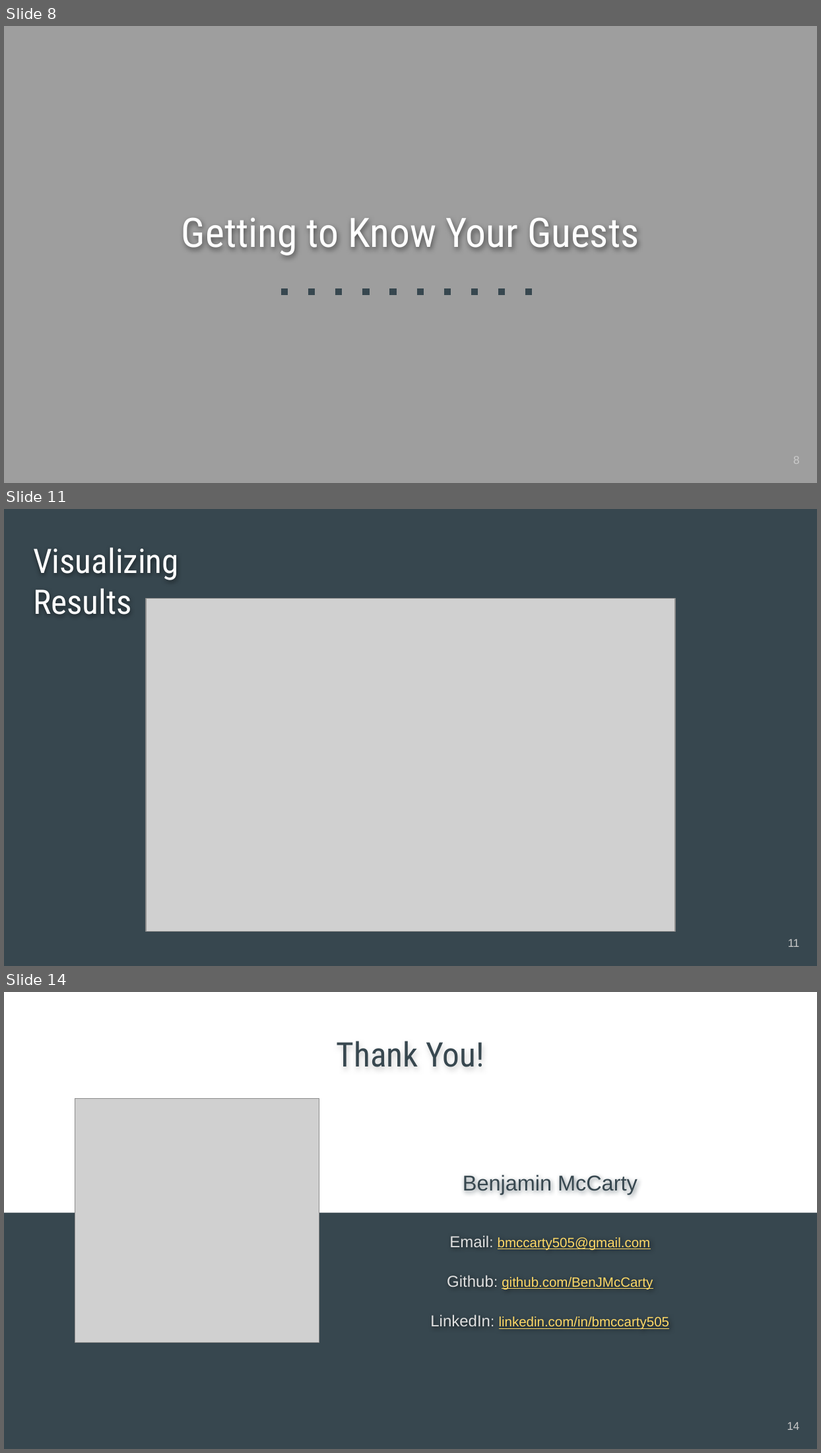
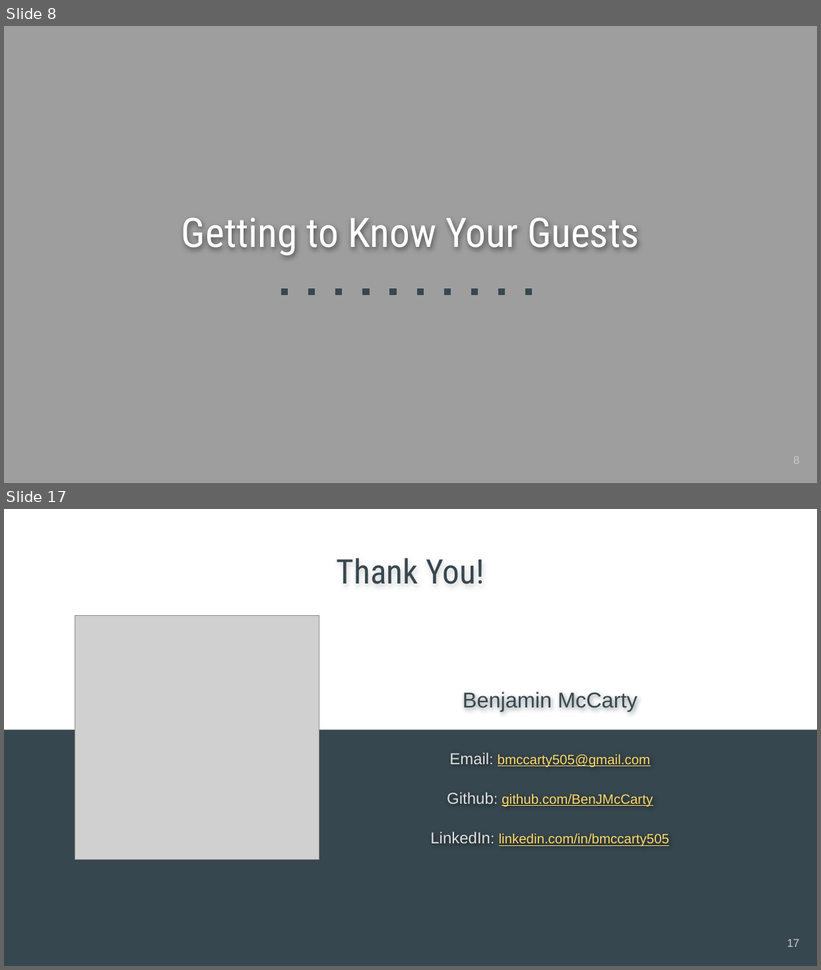
Before and after one commit to BenJMcCarty/Hotel_Cancel_Culture, a slide deck: Hotel_Cancel_Culture_Presentation.pptx. Shown one above the other, each under a label of ours: slides 8, 11 and 14 before the commit, slides 8 and 17 after it; the slides between them are not shown. The pictures are 821x1453 and 821x970 pixels, drawn with LibreOffice and Linux fonts; fonts in the diff are those of the drawing; grey boxes stand for pictures. Boxes give left, top, right and bottom in pixels: in the first picture for what was removed or moved away, otherwise in the second. Text is boxed around its words. In the diff, an @@ line names an element or a change of style, - is before the commit and + after.

Commit message:
Added SHAP results to presentation

```diff
--- a/Hotel_Cancel_Culture_Presentation.pptx
+++ b/Hotel_Cancel_Culture_Presentation.pptx
@@ slide 11 removed at (x1=4, y1=509, x2=817, y2=966), background #37474F @@
@@ title removed at (x1=33, y1=547, x2=179, y2=615) @@
-Visualizing Results
@@ picture removed at (x1=145, y1=599, x2=675, y2=932) @@
@@ page number removed at (x1=788, y1=939, x2=800, y2=947) @@
-11
@@ what was slide 14 is now slide 17 @@
@@ page number at (x1=787, y1=939, x2=800, y2=947): text changed @@
-14
+17
```
Also in this commit, not shown: 4 slides changed, 6 slides added, 2 other slides removed, 8 other files.
